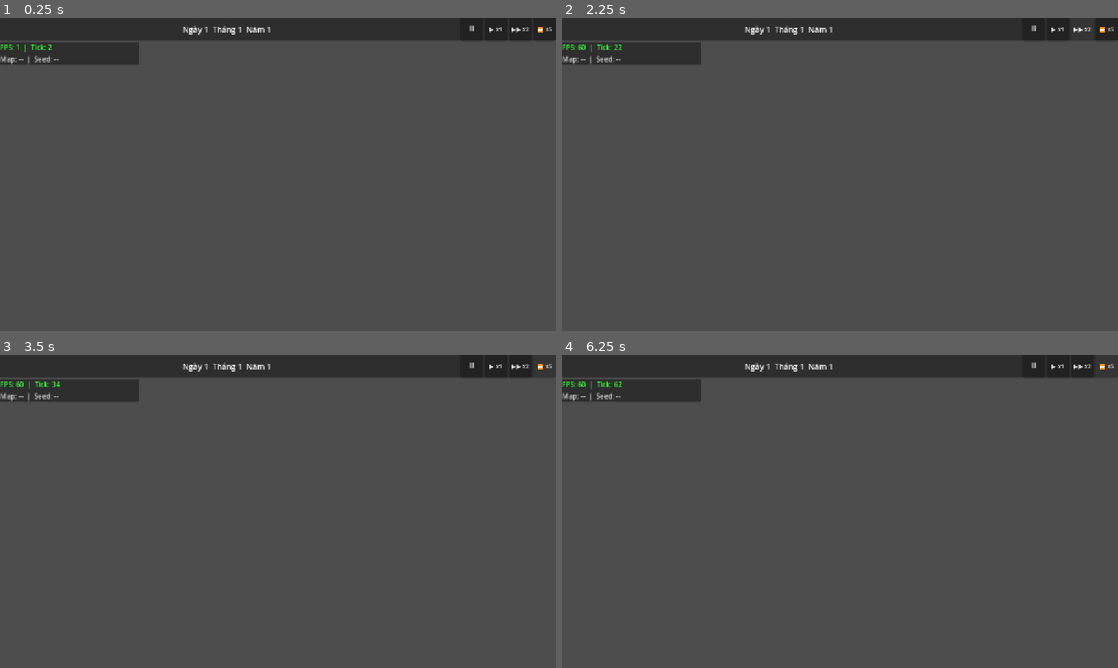
Above: before the commit, frames 1-4 (two rows, left to right).
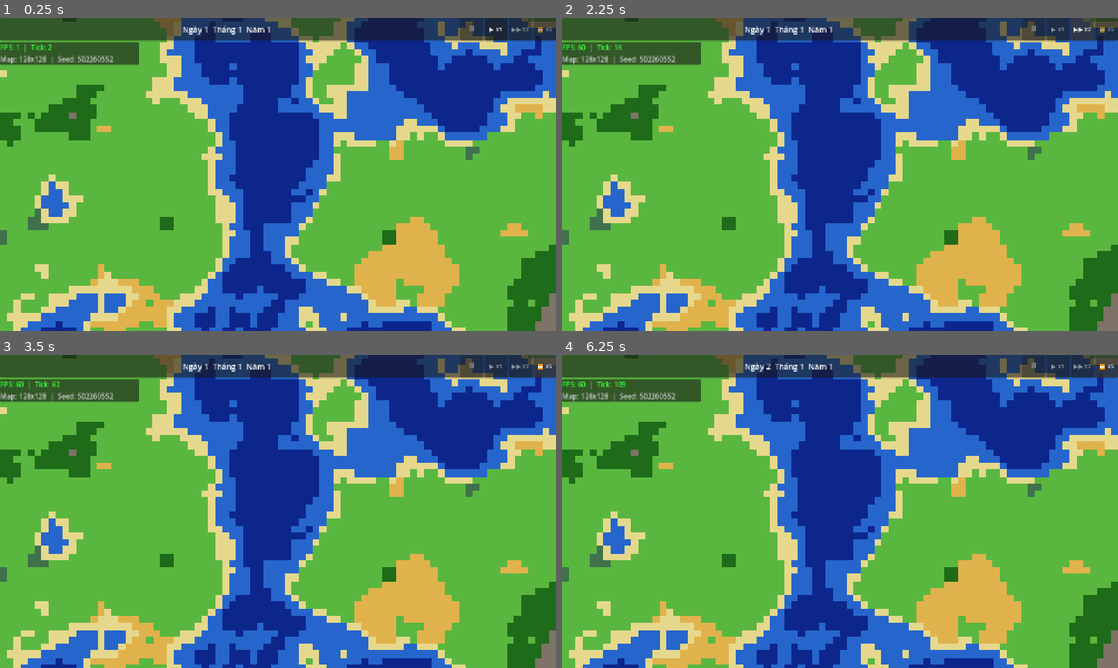
Above: after the commit, the same moments.

Repository: fate1105/worldcity
Game: Godot game, scene res://scenes/game.tscn
Two runs of this game, one before a commit and one after it. Both use one fixed random seed, a clock stepped at 60 frames per second and the inputs below.
Inputs:
- Up to frame 1 (0.25 s): no input
- Up to frame 2 (2.25 s): click "⏸" at 0.5 s; click "▶ x1" at 1.25 s; click "▶▶ x2" at 2 s
- Up to frame 3 (3.5 s): click "⏩ x5" at 2.75 s
- Up to frame 4 (6.25 s): click "⏸" at 3.5 s; click "▶ x1" at 4.25 s; click "▶▶ x2" at 5 s; click "⏩ x5" at 5.75 s

The runs differ from the first frame. In frame 1, 99% of the frame differs, in the area x 0-100%, y 0-100%; in frame 2, 99%; in frame 3, 99%; in frame 4, 99%.
Error before the commit: Parse Error: The function signature doesn't match the parent. Parent signature is "_get(StringName) -> Variant". (res://src/autoload/data_db.gd:68)

Commit message:
fix: Milestone 2 - fix DataDB _get naming and HUD node paths

Diff:
--- a/src/autoload/data_db.gd
+++ b/src/autoload/data_db.gd
@@ -29,22 +29,22 @@
 # ──────────────────────────────────────────────
 
 func building(key: String) -> Dictionary:
-	return _get(_buildings, "buildings", key)
+	return _lookup(_buildings, "buildings", key)
 
 func race(key: String) -> Dictionary:
-	return _get(_races, "races", key)
+	return _lookup(_races, "races", key)
 
 func trait_data(key: String) -> Dictionary:
-	return _get(_traits, "traits", key)
+	return _lookup(_traits, "traits", key)
 
 func power(key: String) -> Dictionary:
-	return _get(_powers, "powers", key)
+	return _lookup(_powers, "powers", key)
 
 func disaster(key: String) -> Dictionary:
-	return _get(_disasters, "disasters", key)
+	return _lookup(_disasters, "disasters", key)
 
 func terrain(key: String) -> Dictionary:
-	return _get(_terrain, "terrain", key)
+	return _lookup(_terrain, "terrain", key)
 
 func balance(key: String) -> Variant:
 	if _balance.has(key):
@@ -65,7 +65,7 @@
 # Nội bộ
 # ──────────────────────────────────────────────
 
-func _get(db: Dictionary, db_name: String, key: String) -> Dictionary:
+func _lookup(db: Dictionary, db_name: String, key: String) -> Dictionary:
 	if db.has(key):
 		return db[key] as Dictionary
 	push_error("DataDB: không tìm thấy '%s' trong %s" % [key, db_name])
--- a/src/ui/hud.gd
+++ b/src/ui/hud.gd
@@ -3,11 +3,11 @@
 ## HUD chính — hiện thị thời gian và nút điều khiển tốc độ
 ## Nhận event từ EventBus, không đọc state trực tiếp mỗi frame
 
-@onready var _label_time: Label     = $TopBar/HBoxTime/LabelTime
-@onready var _btn_pause: Button     = $TopBar/HBoxSpeed/BtnPause
-@onready var _btn_1x: Button        = $TopBar/HBoxSpeed/Btn1x
-@onready var _btn_2x: Button        = $TopBar/HBoxSpeed/Btn2x
-@onready var _btn_5x: Button        = $TopBar/HBoxSpeed/Btn5x
+@onready var _label_time: Label     = $TopBar/HBoxMain/HBoxTime/LabelTime
+@onready var _btn_pause: Button     = $TopBar/HBoxMain/HBoxSpeed/BtnPause
+@onready var _btn_1x: Button        = $TopBar/HBoxMain/HBoxSpeed/Btn1x
+@onready var _btn_2x: Button        = $TopBar/HBoxMain/HBoxSpeed/Btn2x
+@onready var _btn_5x: Button        = $TopBar/HBoxMain/HBoxSpeed/Btn5x
 
 func _ready() -> void:
 	# Kết nối signal từ EventBus
Not shown, added: src/ui/hud.gd.uid
